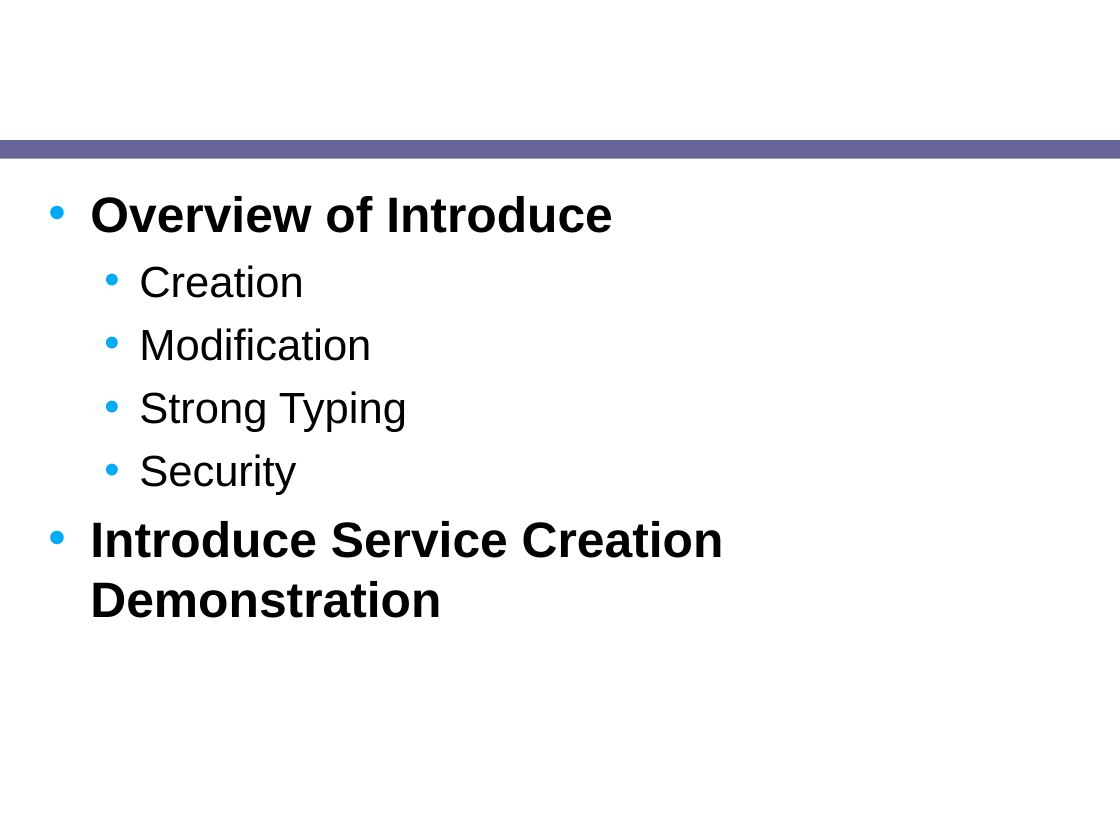
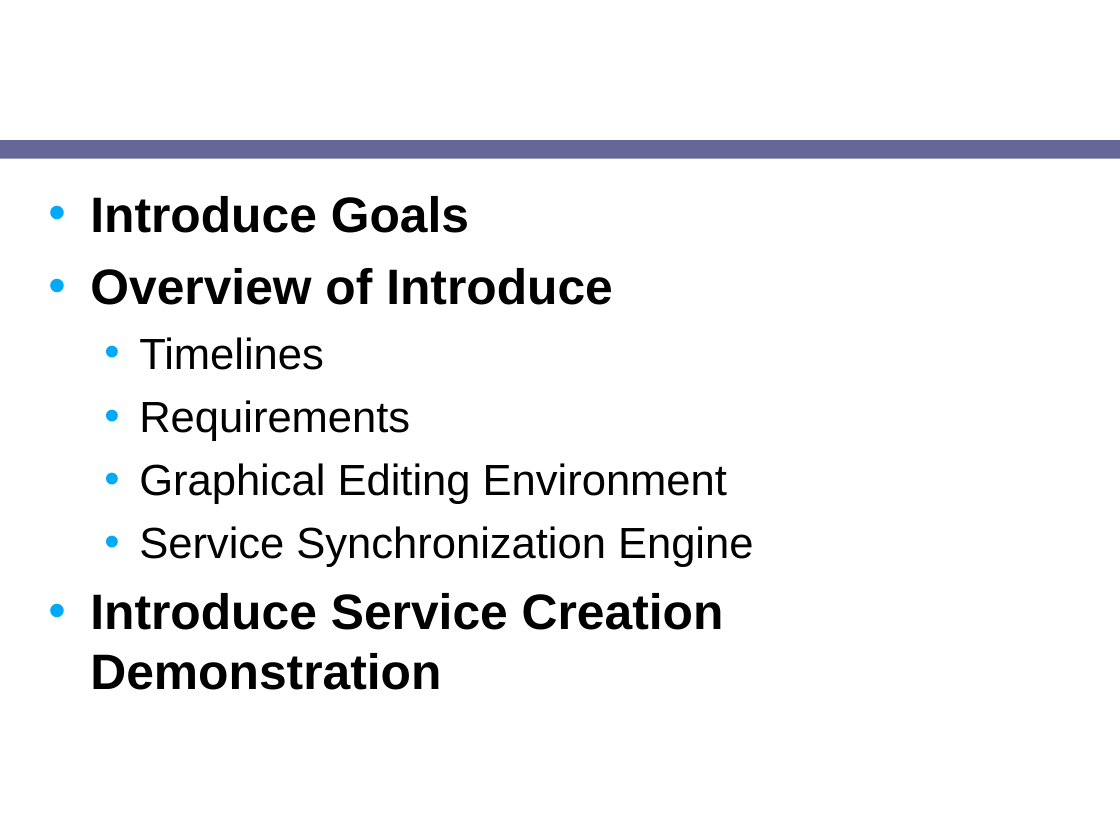
Before and after one commit to NCIP/cagrid-docs, a slide deck: slide 2 of presentations/introduce/Introduce-1.1-OGF-21.ppt. Drawn at 1120x840 pixels with LibreOffice and Linux fonts; fonts in the diff are those of the drawing; background and template pictures are left out. Boxes give left, top, right and bottom in pixels: in the first picture for what was removed or moved away, otherwise in the second. Text is boxed around its words. In the diff, an @@ line names an element or a change of style, - is before the commit and + after.

```diff
--- a/presentations/introduce/Introduce-1.1-OGF-21.ppt
+++ b/presentations/introduce/Introduce-1.1-OGF-21.ppt
@@ text at (90,196,469,233): paragraph added @@
+• Introduce Goals
@@ text at (139,337,754,567): text changed @@
-  • Creation
-  • Modification
-  • Strong Typing
-  • Security
+  • Timelines
+  • Requirements
+  • Graphical Editing Environment
+  • Service Synchronization Engine
```
Also in this commit, not shown: 4 other slides changed, 7 slides added, 3 slides removed.
